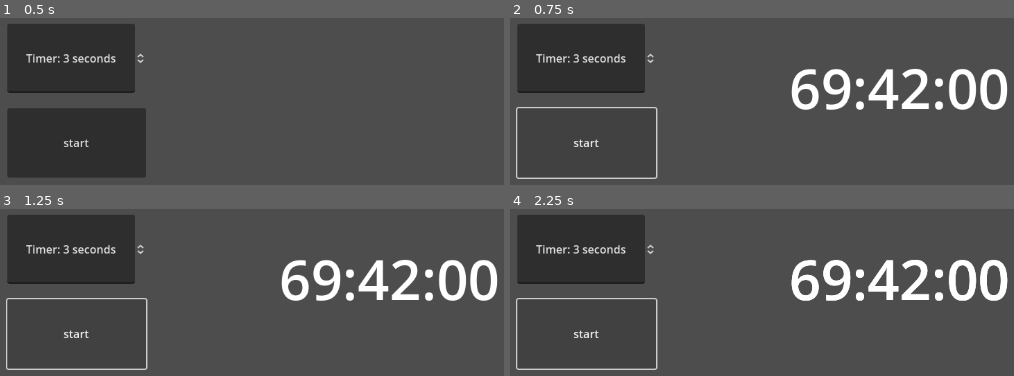
Above: before the commit, frames 1-4 (two rows, left to right).
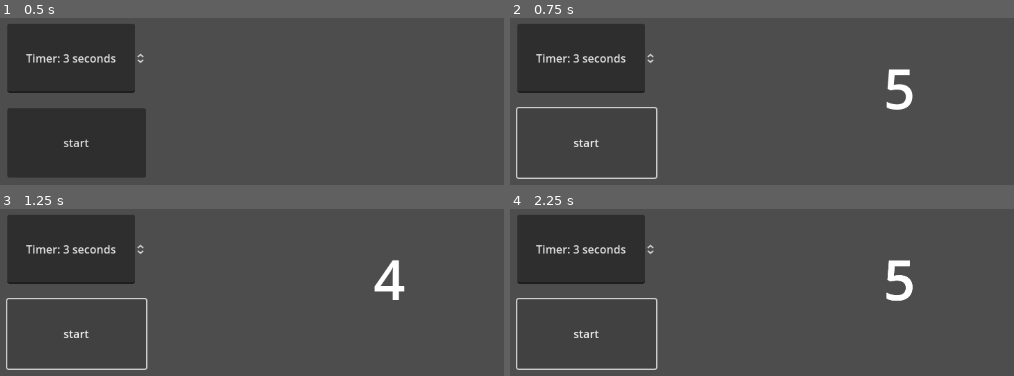
Above: after the commit, the same moments.

Repository: tinytyra/ModuleTimer
Game: Godot game, scene res://scenes/module.tscn
Two runs of this game, one before a commit and one after it. Both use one fixed random seed, a clock stepped at 60 frames per second and the inputs below. The project has no main scene, so this scene is started directly.
Inputs:
- Up to frame 1 (0.5 s): no input
- Up to frame 2 (0.75 s): click "start" at 0.5 s
- Up to frame 3 (1.25 s): no input
- Up to frame 4 (2.25 s): click "start" at 1.25 s; click "start" at 2 s

Frame 1 is identical in both runs. In frame 2, 4.6% of the frame differs, in the area x 55-99%, y 30-56%; in frame 3, 4.6%; in frame 4, 4.8%.
Error after the commit: Invalid type in function 'start' in base 'Timer (timer.gd)'. Cannot convert argument 1 from Nil to float. (res://scripts/timer.gd:7)

Commit message:
Revert "im too sleep deprived for this"
This reverts commit 784f13930c74eb15b605538977c38084fc16e744.

Diff:
--- a/godot/scenes/module.tscn
+++ b/godot/scenes/module.tscn
@@ -1,7 +1,6 @@
-[gd_scene load_steps=3 format=3 uid="uid://cpikipbm8bkhg"]
+[gd_scene load_steps=2 format=3 uid="uid://cpikipbm8bkhg"]
 
 [ext_resource type="Script" path="res://scripts/module.gd" id="1_6ee4w"]
-[ext_resource type="Script" path="res://scripts/spin_box.gd" id="2_urf6t"]
 
 [node name="Control" type="Control"]
 layout_mode = 3
@@ -12,7 +11,7 @@
 grow_vertical = 2
 script = ExtResource("1_6ee4w")
 
-[node name="SpinBox" type="SpinBox" parent="."]
+[node name="Input_Sec" type="SpinBox" parent="."]
 layout_mode = 1
 anchors_preset = 4
 anchor_top = 0.5
@@ -30,7 +29,6 @@
 prefix = "Timer:"
 suffix = "seconds"
 custom_arrow_step = 1.0
-script = ExtResource("2_urf6t")
 
 [node name="Button" type="Button" parent="."]
 layout_mode = 1
@@ -44,5 +42,5 @@
 grow_vertical = 0
 text = "start"
 
-[connection signal="value_changed" from="SpinBox" to="." method="_on_spin_box_value_changed"]
+[connection signal="value_changed" from="Input_Sec" to="." method="_on_input_sec_value_changed"]
 [connection signal="pressed" from="Button" to="." method="_on_button_pressed"]
--- a/godot/scripts/module.gd
+++ b/godot/scripts/module.gd
@@ -1,16 +1,11 @@
 extends Control
 
 signal user_duration_is(duration)
-var duration : float
-
-
-func _ready():
-	print(duration)
+var duration
 
 # receive value from input field, and set it as duration
-func _on_spin_box_value_changed(value: float) -> void:
+func _on_input_sec_value_changed(value: float) -> void:
 	duration = value
-	print(duration)
 
 # on button click: add timer.tscn as child + connects to its timeout signal
 func _on_button_pressed() -> void:
@@ -19,7 +14,6 @@
 	timer.timeout.connect(_on_timer_timeout)
 	user_duration_is.emit(duration)
 
-
 # kill the timer when done, to prevent excess calculations
 func _on_timer_timeout():
 	$Timer.queue_free()
--- a/godot/scripts/spin_box.gd
+++ /dev/null
@@ -1,4 +0,0 @@
-extends SpinBox
-
-func _ready() -> void:
-	value_changed.emit(value)
--- a/godot/scripts/timer.gd
+++ b/godot/scripts/timer.gd
@@ -1,32 +1,15 @@
 extends Timer
-
-var duration
-var timestamp : String
 
 func _ready() -> void:
 	get_parent().user_duration_is.connect(_on_user_duration_is)
-	print("timer has:")
-	print(duration)
 
 func _on_user_duration_is(duration):
 	start(duration)
 
 func _physics_process(_delta: float) -> void:
-	convert_duration()
-	update_label()
-#	$Label.set_text(str(round(time_left)))
+	$Label.set_text(str(round(time_left)))
+	if time_left == 0:
+		$Label.set_text("DING!")
 
-
-# convert duration in seconds to HH:MM:SS
-func convert_duration():
-	#var seconds = (duration%60)
-	#var minutes = (duration/60)%60
-	#var hours = (duration/60)/60
-
-	#timestamp = "%02d:%02d:%02d" % [hours, minutes, seconds]
-	timestamp = "69:42:00"
-
-	#print("%02d:%02d:%02d" % [hours, minutes, seconds])
-
-func update_label():
-	$Label.set_text(timestamp)
+func _on_timeout() -> void:
+	stop()
